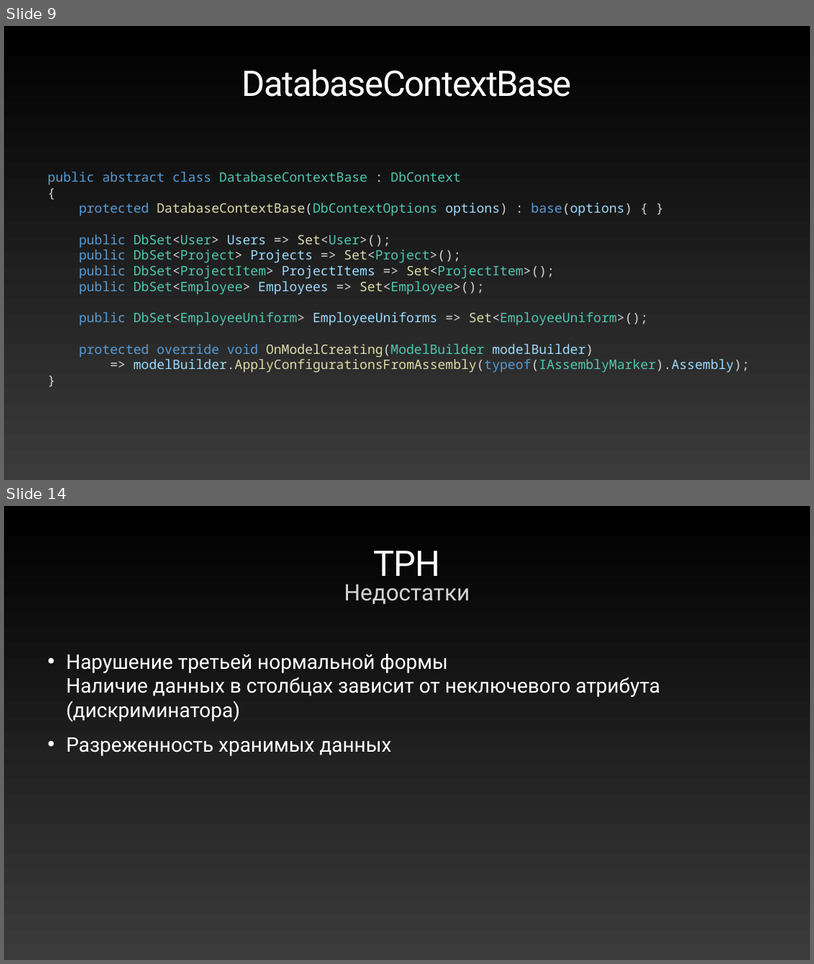
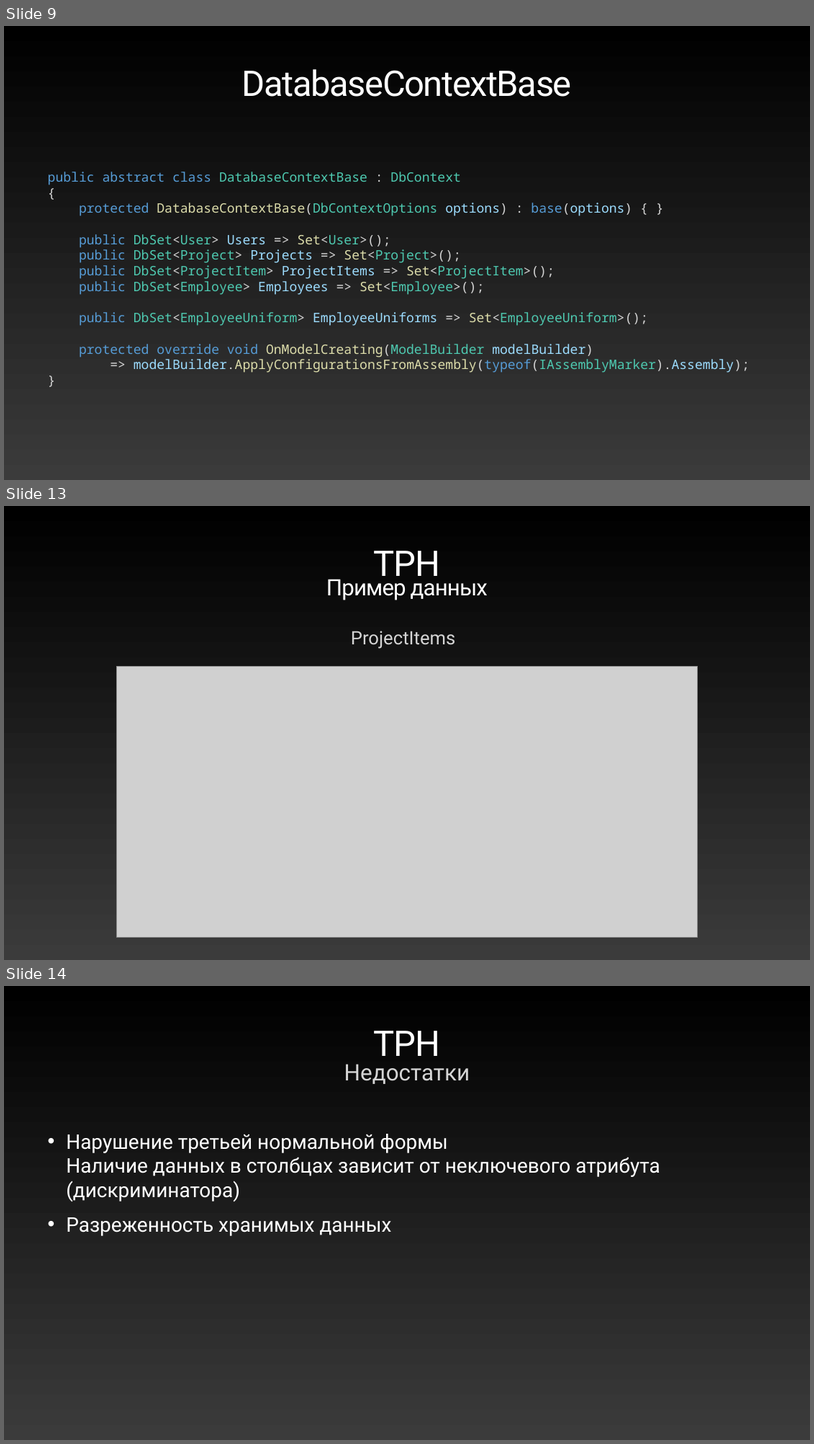
Before and after one commit to ronimizy/SpbDotNet.TPC, a slide deck: Docs/Presentation.pptx. Shown one above the other, each under a label of ours: slides 9 and 14 before the commit, slides 9, 13 and 14 after it; the slides between them are not shown. The pictures are 814x964 and 814x1444 pixels, drawn with LibreOffice and Linux fonts; fonts in the diff are those of the drawing; grey boxes stand for pictures. Boxes give left, top, right and bottom in pixels: in the first picture for what was removed or moved away, otherwise in the second. Text is boxed around its words. In the diff, an @@ line names an element or a change of style, - is before the commit and + after.

```diff
--- a/Docs/Presentation.pptx
+++ b/Docs/Presentation.pptx
@@ slide 13 added at [4,506,810,960], background gradient #000000 to #3B3B3B @@
@@ title added at [374,551,440,584], 84 pt, text gradient #FFFFFF to #929292 @@
+TPH
@@ text added at [327,575,488,600], 53.8 pt, text gradient #FFFFFF to #929292 @@
+Пример данных
@@ text added at [351,631,455,649], 44 pt, text #D5D5D5 @@
+ProjectItems
@@ picture added at [117,667,698,937] @@
```
Also in this commit, not shown: 10 slides changed, 25 other slides added, 1 slide removed, 9 other files.
